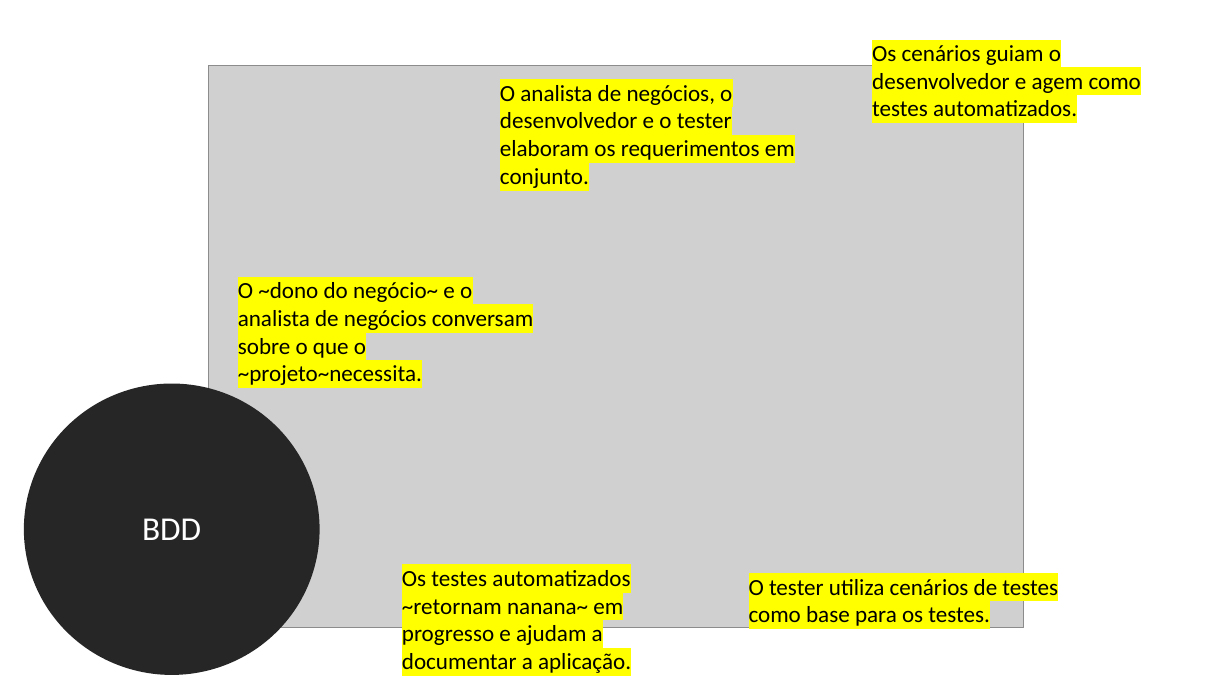
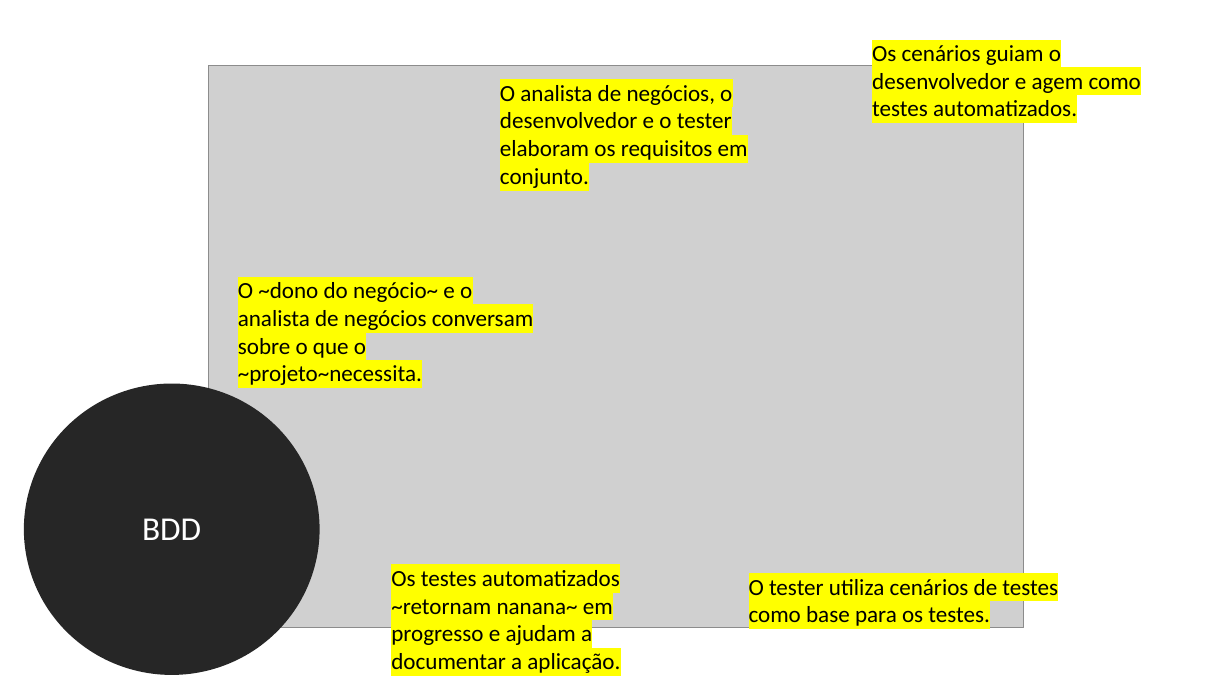
Before and after one commit to feevars/fatec4SEM, a slide deck: slide 4 of 2SEM/IES100 - Engenharia de Software I/BDD - Behavior Driven Development/apresentacao-oficial_BDD.pptx. Drawn at 1232x693 pixels with LibreOffice and Linux fonts; fonts in the diff are those of the drawing; grey boxes stand for pictures. Boxes give left, top, right and bottom in pixels: in the first picture for what was removed or moved away, otherwise in the second. Text is boxed around its words. In the diff, an @@ line names an element or a change of style, - is before the commit and + after.

```diff
--- a/2SEM/IES100 - Engenharia de Software I/BDD - Behavior Driven Development/apresentacao-oficial_BDD.pptx
+++ b/2SEM/IES100 - Engenharia de Software I/BDD - Behavior Driven Development/apresentacao-oficial_BDD.pptx
@@ text at bbox=[500, 85, 748, 188]: text changed @@
-O analista de negócios, o desenvolvedor e o tester elaboram os requerimentos em conjunto.
+O analista de negócios, o desenvolvedor e o tester elaboram os requisitos em conjunto.
@@ text "Os testes automatizados ~retornam nanana~ ...": place and size @@
-text "Os testes automatizados ~retornam nanana~ ..." at bbox=[402, 570, 631, 673]
+text "Os testes automatizados ~retornam nanana~ ..." at bbox=[391, 570, 620, 673]
```
Also in this commit, not shown: 2 other slides changed.
